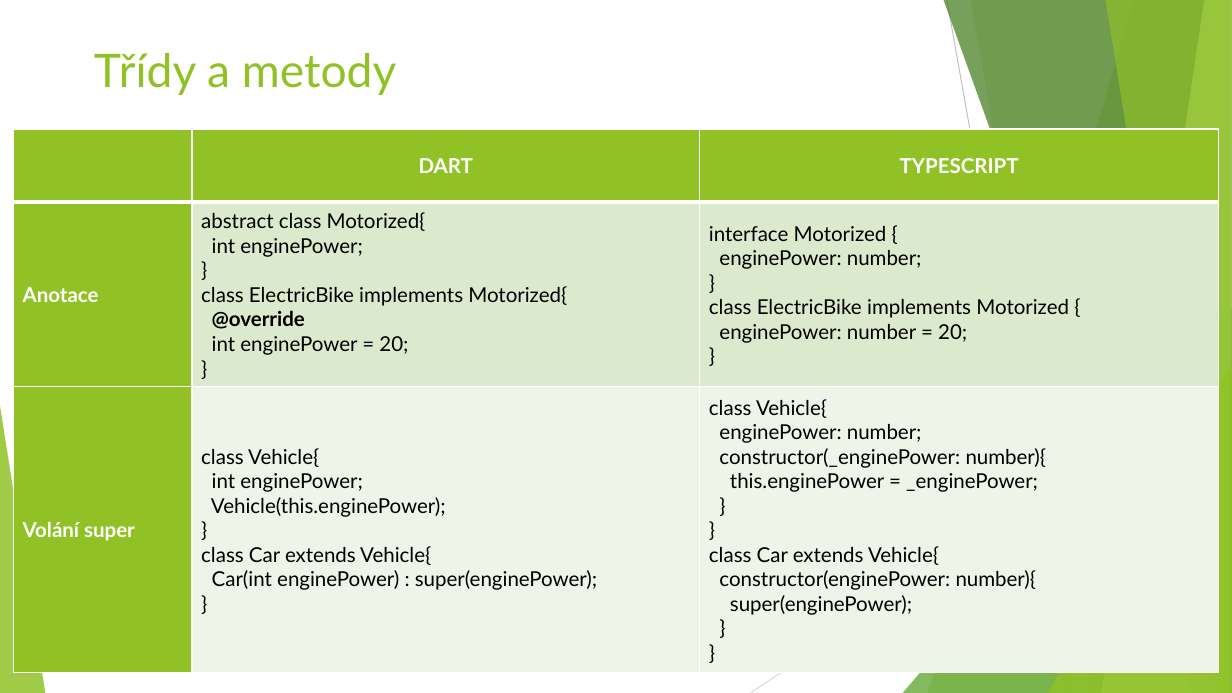
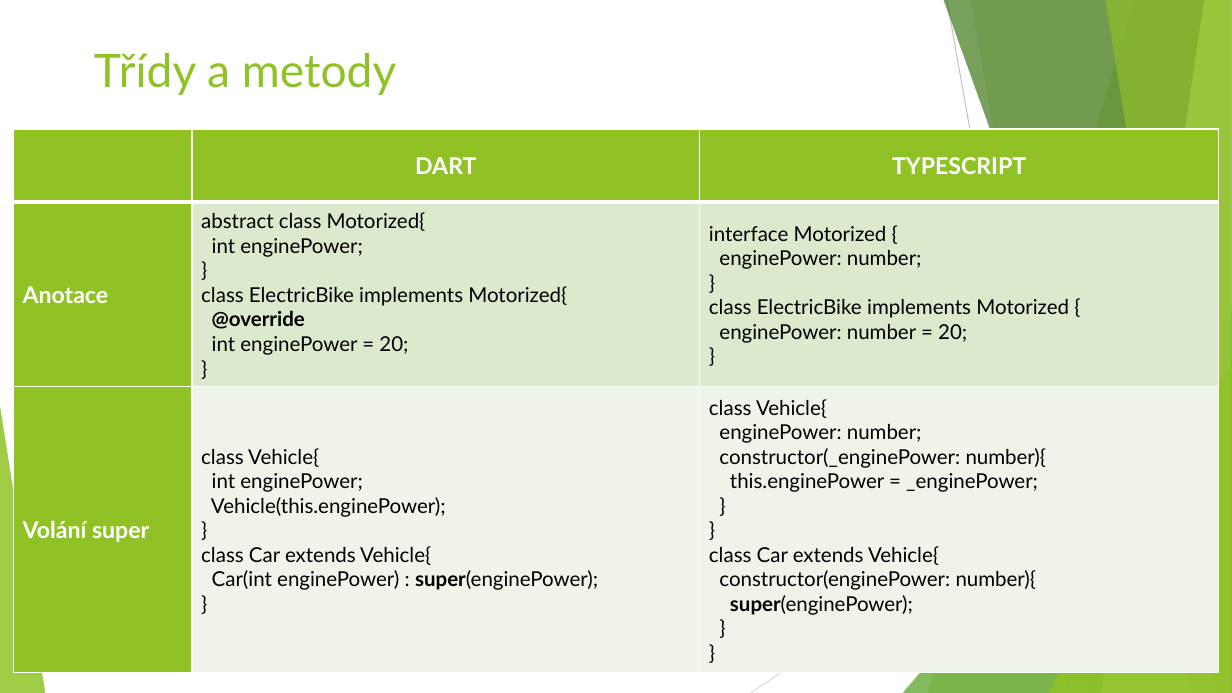
Before and after one commit to JanMlcoch/why-use-dart, a slide deck: slide 15 of Dart - proč ho používat.pptx (slide 14 before the commit). Drawn at 1232x693 pixels with LibreOffice and Linux fonts; fonts in the diff are those of the drawing. Boxes give left, top, right and bottom in pixels: in the first picture for what was removed or moved away, otherwise in the second. Text is boxed around its words. In the diff, an @@ line names an element or a change of style, - is before the commit and + after.

```diff
--- a/Dart - proč ho používat.pptx
+++ b/Dart - proč ho používat.pptx
@@ table at <box>14,129,1219,673</box> @@
@@ size 16 to 18 pt in "DART", "TYPESCRIPT", "Anotace", "Volání super" @@
@@ bold on in "super(enginePower);", "super(enginePower);" @@
```
Also in this commit, not shown: 10 other slides changed, 2 slides added, 2 other files.
